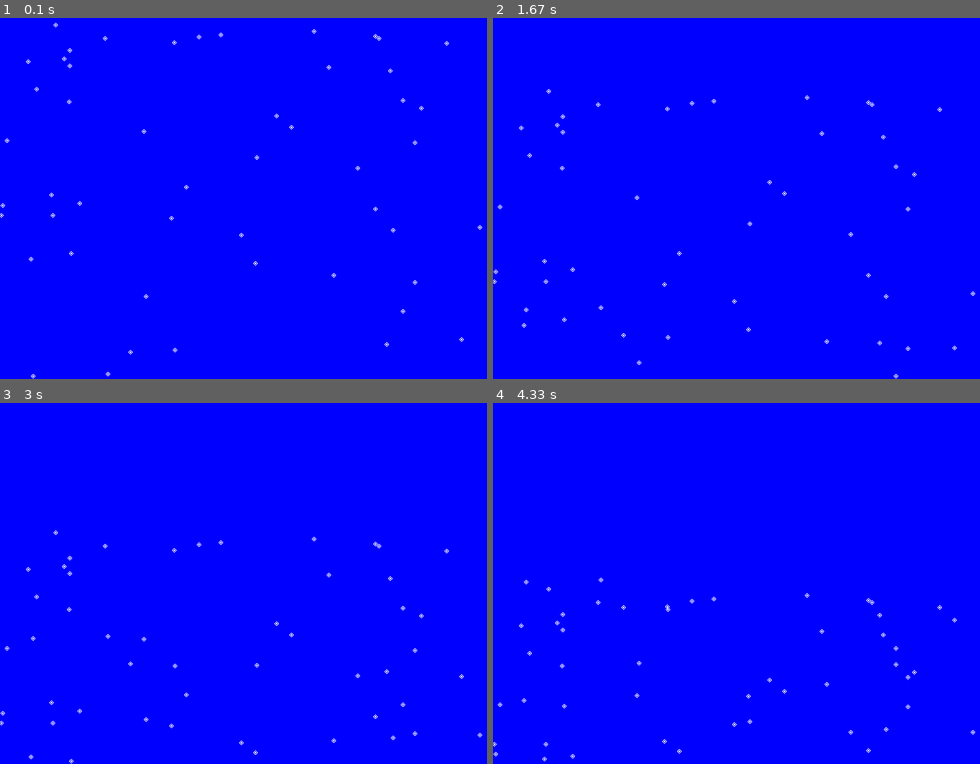
Above: before the commit, frames 1-4 (two rows, left to right).
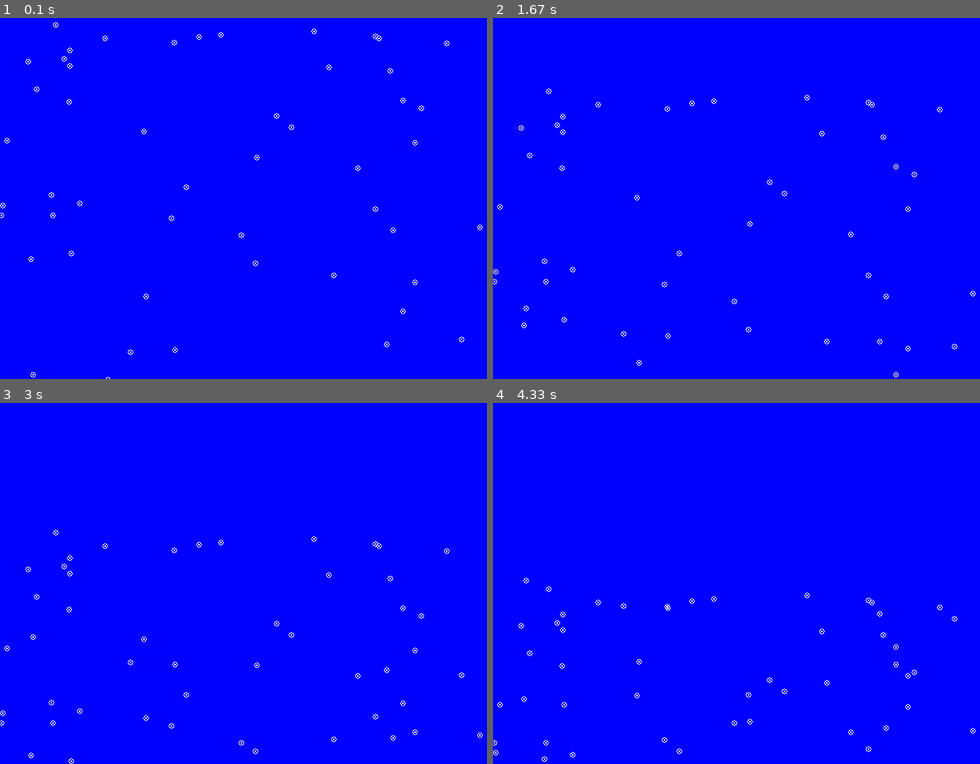
Above: after the commit, the same moments.

Repository: saegl5/myprojects
Game: pygame game, started from Codes/pygame_animation_snowfall_bouncing.py
Two runs of this game, one before a commit and one after it. Both use one fixed random seed, a clock stepped at 60 frames per second and the inputs below.
Inputs:
- Up to frame 1 (0.1 s): no input
- Up to frame 2 (1.67 s): no input
- Up to frame 3 (3 s): no input
- Up to frame 4 (4.33 s): no input

The runs differ from the first frame. In frame 1, 0.4% of the frame differs, in the area x 0-100%, y 1-100%; in frame 2, 0.4%; in frame 3, 0.4%; in frame 4, 0.4%.

Commit message:
changed radius

Diff:
--- a/Codes/pygame_animation_snowfall_bouncing.py
+++ b/Codes/pygame_animation_snowfall_bouncing.py
@@ -17,7 +17,7 @@
 snowflakes = [] # define a list
 increment = []
 i = int() # optional, use range() to confine i to 0 or greater
-r = 3 # circle radius
+r = 4 # circle radius
 
 pygame.display.set_caption("QUESTABOX's Cool Animation") # title, or choose your own
 
